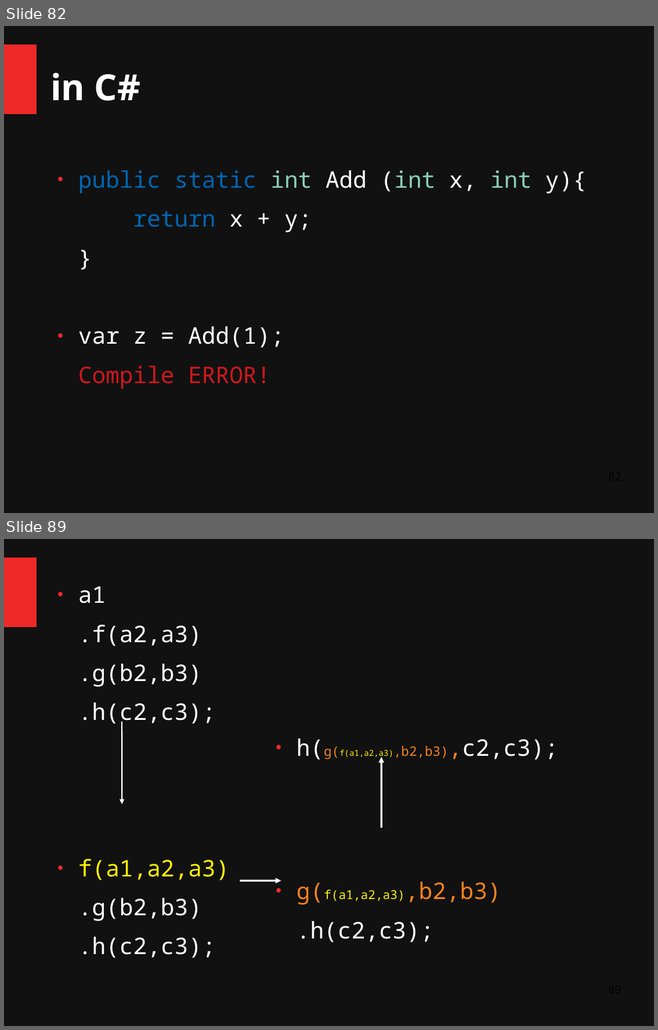
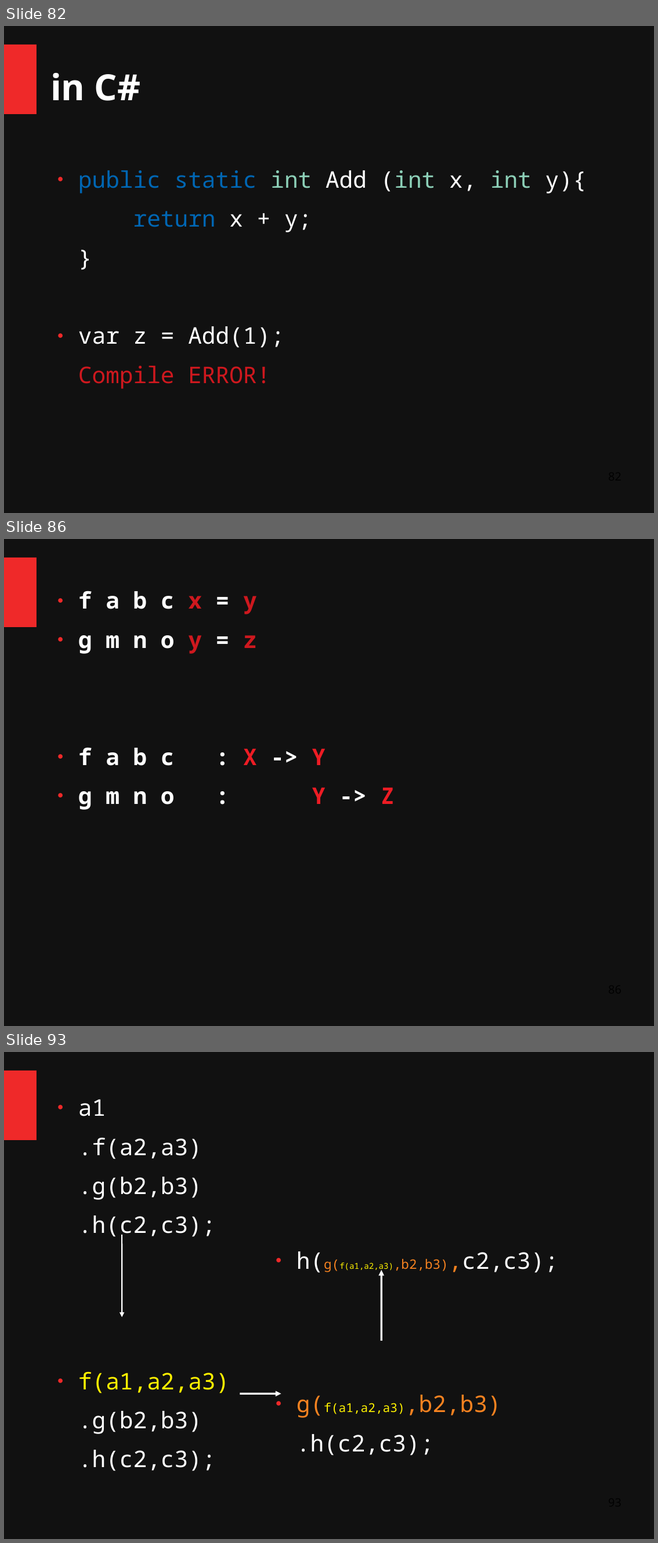
Before and after one commit to ChangHaiBin/FSharpPowerPoint, a slide deck: FSharp Talk Dark3.odp. Shown one above the other, each under a label of ours: slides 82 and 89 before the commit, slides 82, 86 and 93 after it; the slides between them are not shown. The pictures are 658x1030 and 658x1543 pixels, drawn with LibreOffice and Linux fonts; fonts in the diff are those of the drawing. Boxes give left, top, right and bottom in pixels: in the first picture for what was removed or moved away, otherwise in the second. Text is boxed around its words. In the diff, an @@ line names an element or a change of style, - is before the commit and + after.

```diff
--- a/FSharp Talk Dark3.odp
+++ b/FSharp Talk Dark3.odp
@@ slide 86 added at (4, 539, 654, 1026), background #111111; not listed: 1 template element that a slide beside it also shows @@
@@ text added at (78, 591, 394, 810), 28 pt, text #FFFFFF, bold @@
+● f a b c x = y
+● g m n o y = z
+● f a b c : X -> Y
+● g m n o : Y -> Z
@@ what was slide 89 is now slide 93 @@
```
Also in this commit, not shown: 6 slides changed, 3 other slides added.
